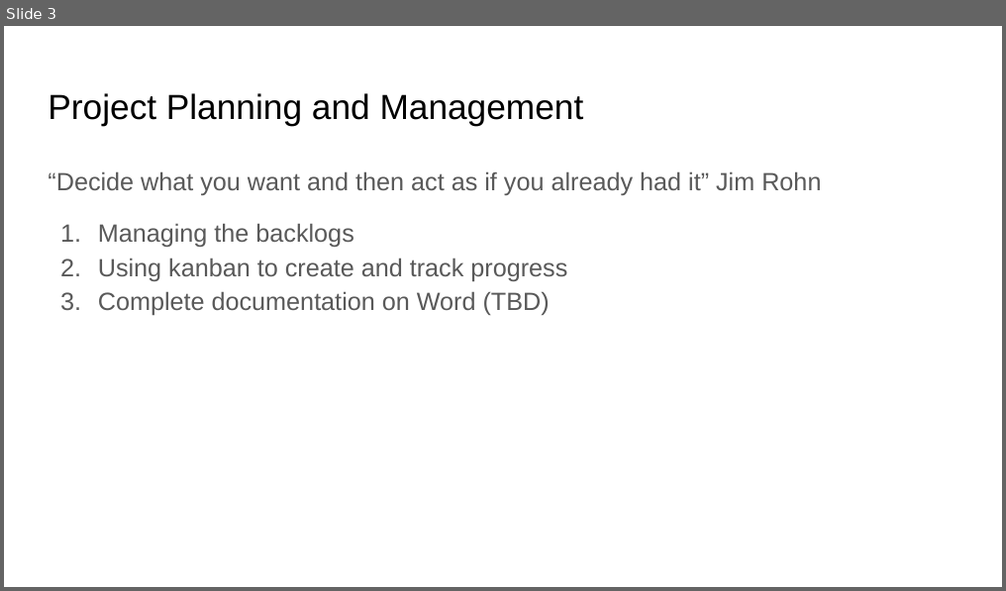
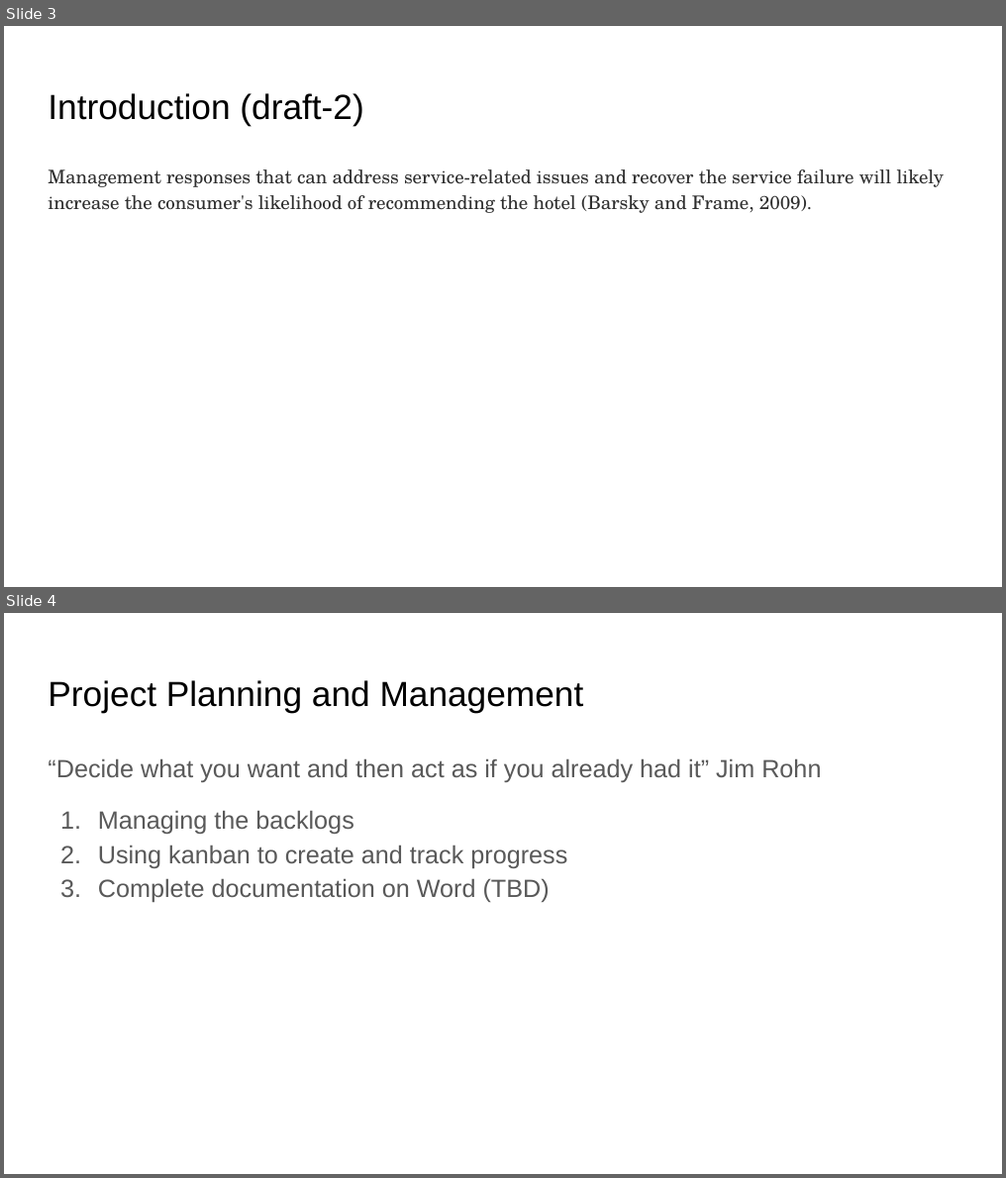
Before and after one commit to vipulswamy/Luxury-Hotel-Reviews, a slide deck: slides/final_presentation.pptx. Shown one above the other, each under a label of ours: slide 3 before the commit, slides 3 and 4 after it. The pictures are 1006x591 and 1006x1178 pixels, drawn with LibreOffice and Linux fonts; fonts in the diff are those of the drawing. Boxes give left, top, right and bottom in pixels: in the first picture for what was removed or moved away, otherwise in the second. Text is boxed around its words. In the diff, an @@ line names an element or a change of style, - is before the commit and + after.

```diff
--- a/slides/final_presentation.pptx
+++ b/slides/final_presentation.pptx
@@ slide 3 added at (x1=4, y1=26, x2=1002, y2=587), background #FFFFFF @@
@@ title added at (x1=48, y1=93, x2=363, y2=125), 25.2 pt, text #000000 @@
+Introduction (draft-2)
@@ text added at (x1=48, y1=170, x2=944, y2=213), 13.5 pt, text #2E2E2E @@
+Management responses that can address service-related issues and recover the service failure will likely increase the consumer's likelihood of recommending the hotel (Barsky and Frame, 2009).
@@ what was slide 3 is now slide 4 @@
```
Also in this commit, not shown: 2 slides changed, 2 other slides added, 1 slide removed.
